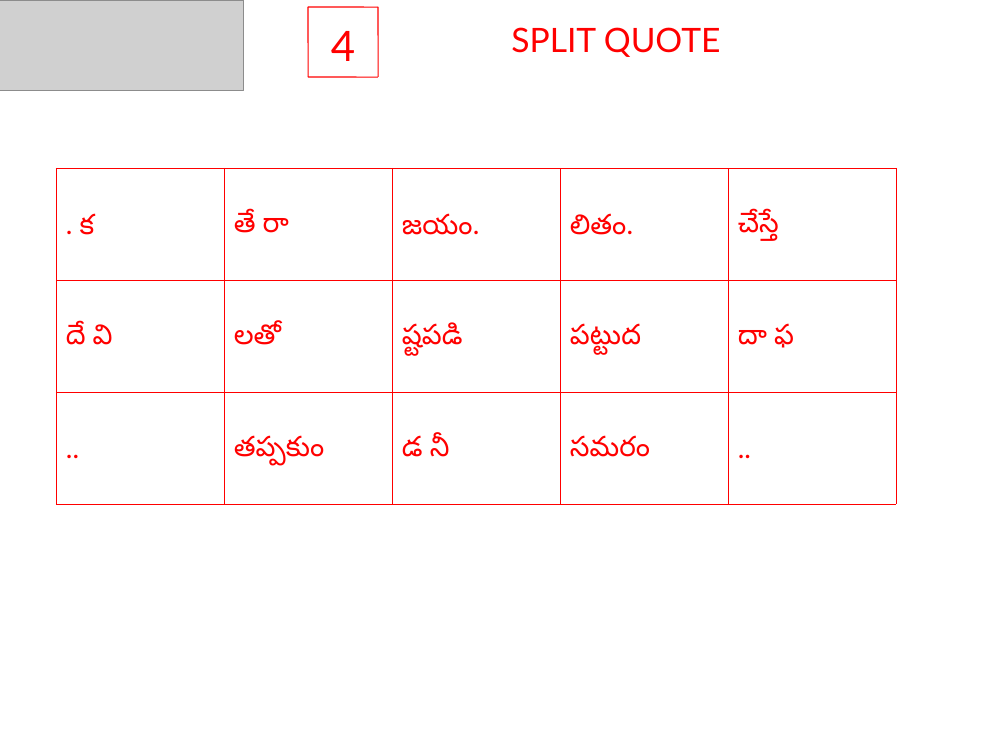
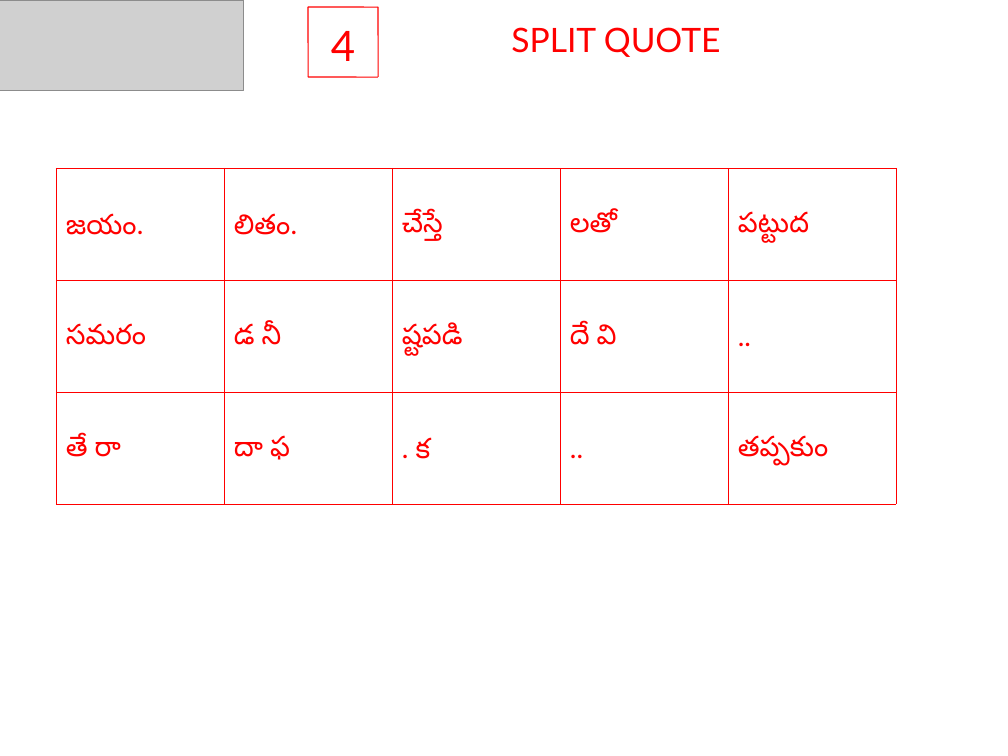
Before and after one commit to sjasthi/auto_quotes_java, a slide deck: slide 4 of Puzzles.ppt. Drawn at 1008x756 pixels with LibreOffice and Linux fonts; fonts in the diff are those of the drawing; grey boxes stand for pictures. Boxes give left, top, right and bottom in pixels: in the first picture for what was removed or moved away, otherwise in the second. Text is boxed around its words. In the diff, an @@ line names an element or a change of style, - is before the commit and + after.

```diff
--- a/Puzzles.ppt
+++ b/Puzzles.ppt
@@ table at (56, 168, 898, 616) @@
-row 1: . క | తే రా | జయం. | లితం. | చేస్తే
+row 1: జయం. | లితం. | చేస్తే | లతో | పట్టుద
-row 2: దే వి | లతో | ష్టపడి | పట్టుద | దా ఫ
+row 2: సమరం | డ నీ | ష్టపడి | దే వి | ..
-row 3: .. | తప్పకుం | డ నీ | సమరం | ..
+row 3: తే రా | దా ఫ | . క | .. | తప్పకుం
```
Also in this commit, not shown: 4 other slides changed, 7 other files.
